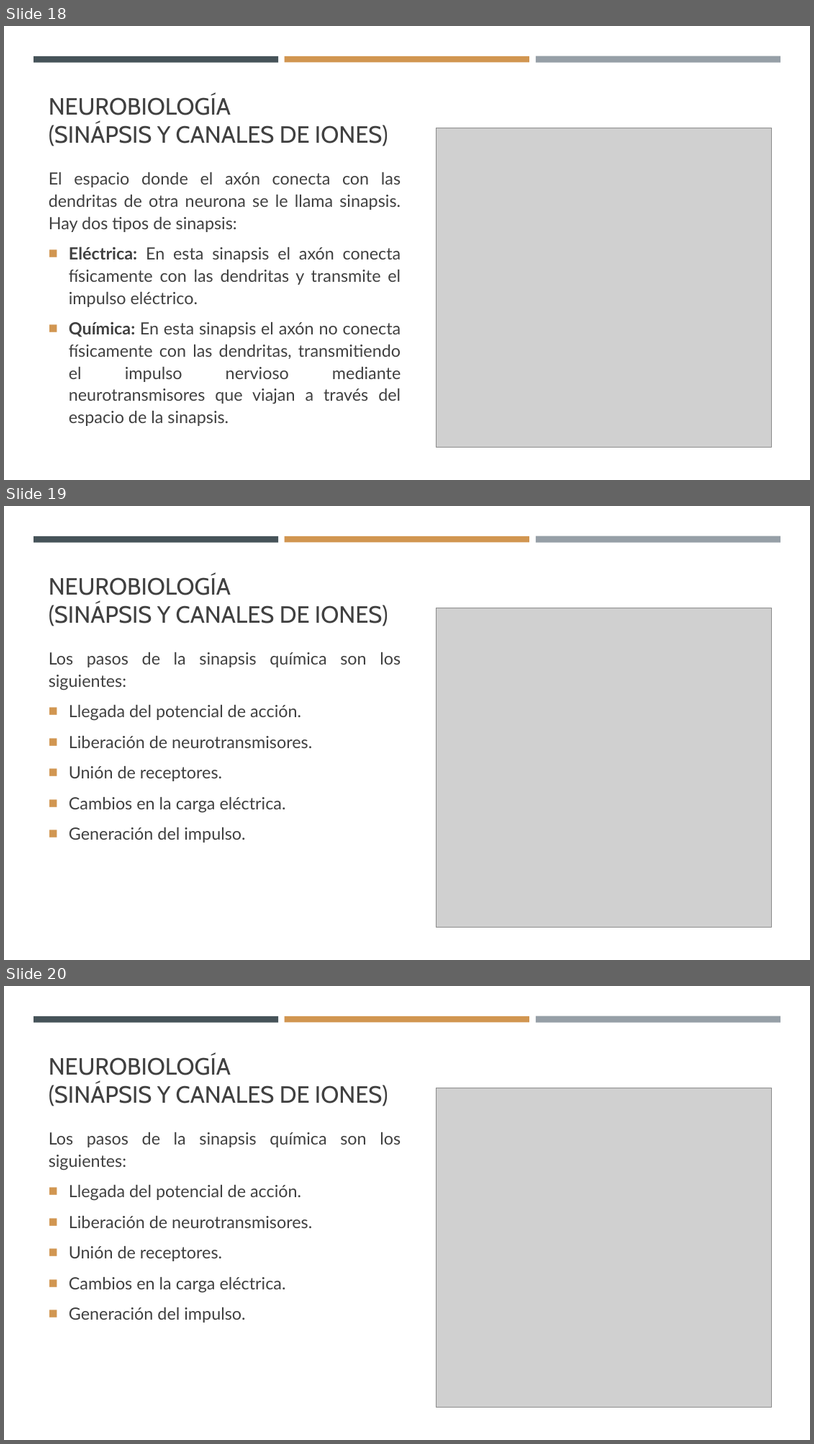
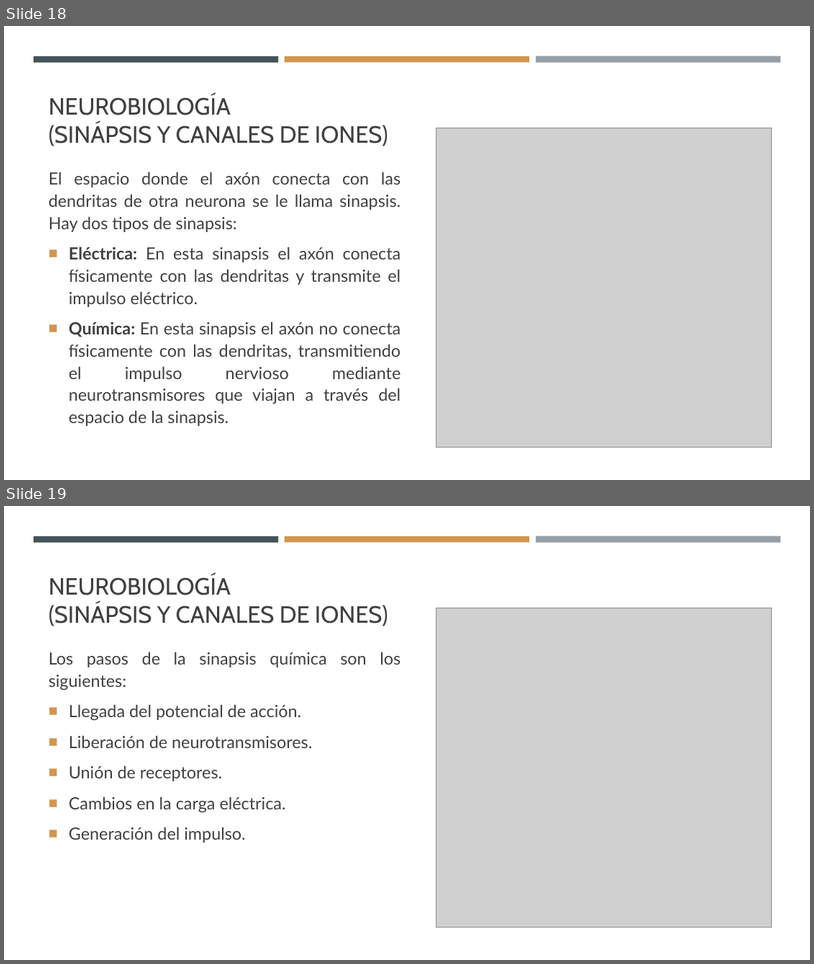
Before and after one commit to juanluserra/TFM-BigData, a slide deck: Resumen_2025-02-03.pptx. Shown one above the other, each under a label of ours: slides 18, 19 and 20 before the commit, slides 18 and 19 after it. The pictures are 814x1444 and 814x964 pixels, drawn with LibreOffice and Linux fonts; fonts in the diff are those of the drawing; grey boxes stand for pictures. Boxes give left, top, right and bottom in pixels: in the first picture for what was removed or moved away, otherwise in the second. Text is boxed around its words. In the diff, an @@ line names an element or a change of style, - is before the commit and + after.

```diff
--- a/Resumen_2025-02-03.pptx
+++ b/Resumen_2025-02-03.pptx
@@ slide 19 removed at (4,506,810,960), background #FFFFFF; not listed: 3 template elements that a slide beside it also shows @@
@@ title removed at (49,575,388,626) @@
-NEUROBIOLOGÍA
-(SINÁPSIS Y CANALES DE IONES)
@@ picture removed at (437,608,772,926) @@
@@ text removed at (49,652,401,842) @@
-Los pasos de la sinapsis química son los siguientes:
-■ Llegada del potencial de acción.
-■ Liberación de neurotransmisores.
-■ Unión de receptores.
-■ Cambios en la carga eléctrica.
-■ Generación del impulso.
@@ what was slide 20 is now slide 19 @@
```
Also in this commit, not shown: 2 slides changed.
